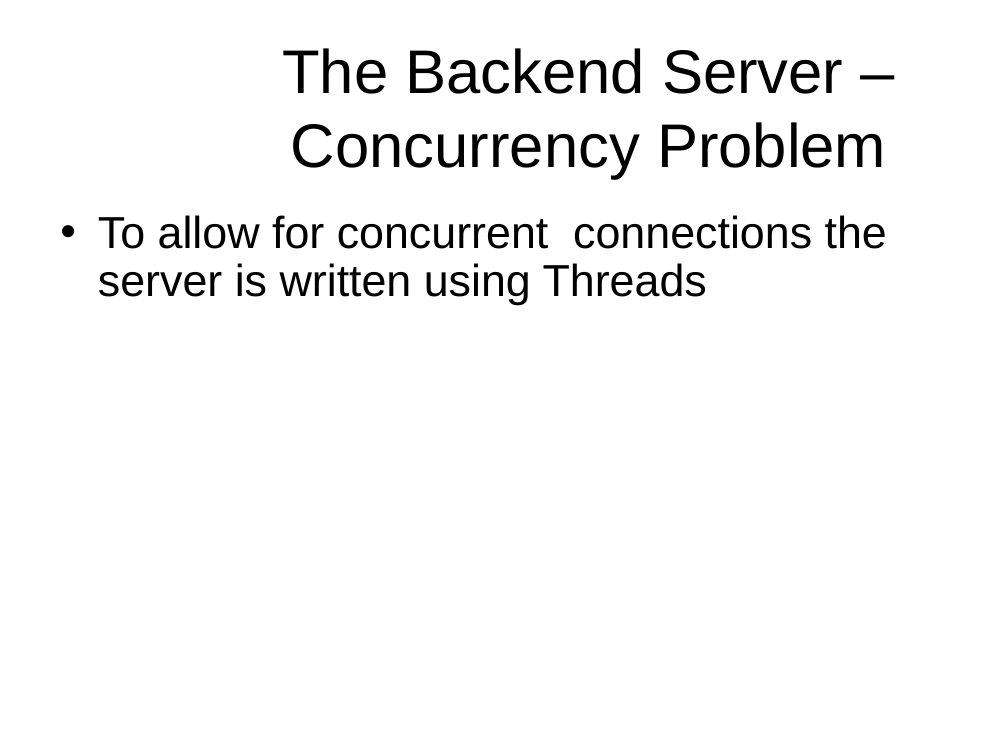
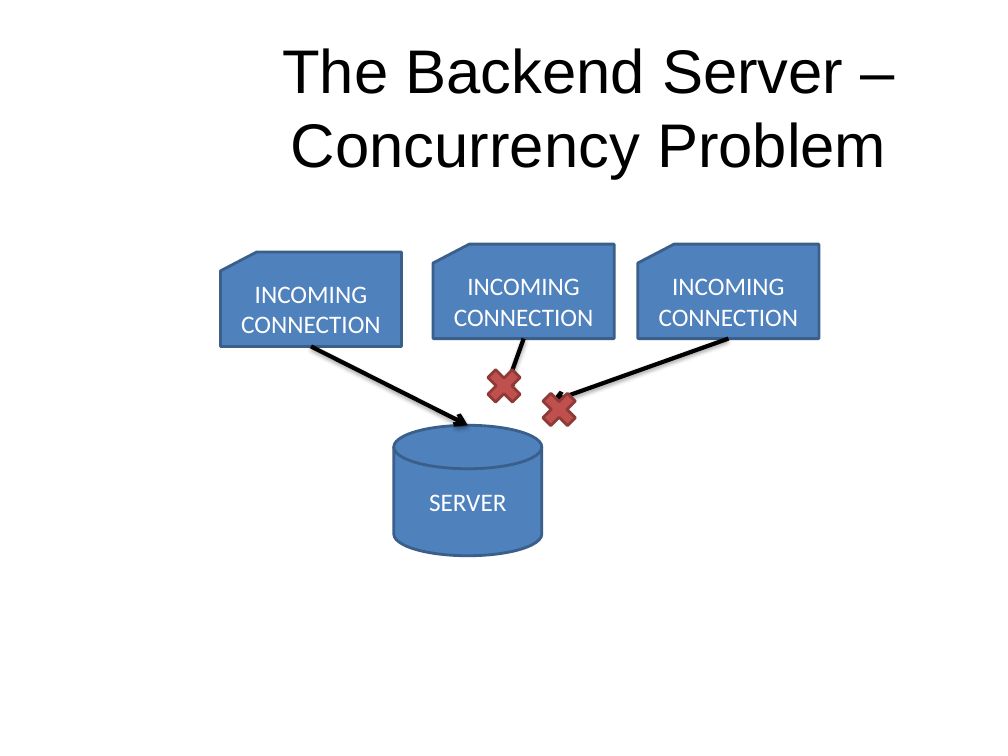
Before and after one commit to master20151121/mmoments, a slide deck: slide 11 of Mobile Musical Moments.pptx. Drawn at 1008x756 pixels with LibreOffice and Linux fonts; fonts in the diff are those of the drawing; background and template pictures are left out. Boxes give left, top, right and bottom in pixels: in the first picture for what was removed or moved away, otherwise in the second. Text is boxed around its words. In the diff, an @@ line names an element or a change of style, - is before the commit and + after.

```diff
--- a/Mobile Musical Moments.pptx
+++ b/Mobile Musical Moments.pptx
@@ text removed at [98, 215, 887, 305] @@
-• To allow for concurrent connections the server is written using Threads
@@ group added at [221, 244, 820, 556]: 3 flow chart punched cards, 3 arrows, 2 crosses, 1 cylinder @@
+SERVER
+INCOMING CONNECTION
+INCOMING CONNECTION
+INCOMING CONNECTION
```
Also in this commit, not shown: 1 other slide changed, 2 slides added, 4 slides removed, 1 other file.
